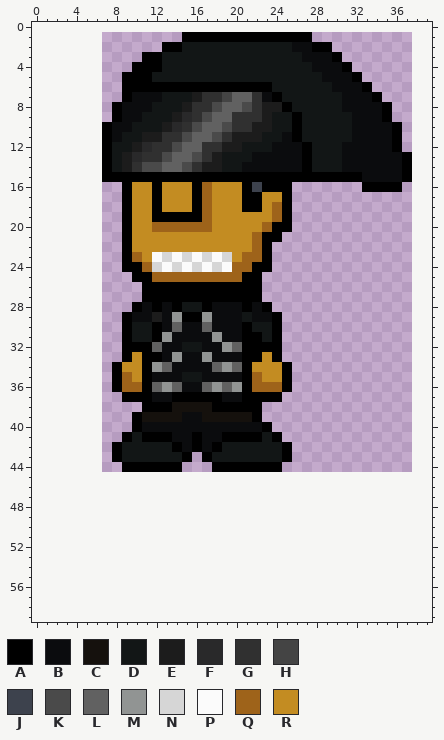
Pixel-art sprite: player/playerWalkUp.png. The picture above is the old version.
The file is 31x44 pixels. Colours within 5 levels of each other are drawn and written as one. The old version is drawn lined up with the new one, on the new canvas.
Palette (. is transparent): A #000000  B #0b0c0e  C #15110d  D #121616  E #1c1c1c  F #29292a  G #303030  H #444444  J #3d424d  K #4a4a4a  L #616161  M #919493  N #d6d6d6  P #fbfbfb  Q #9e631a  R #c38c22
Pixels before, first column x 7:
 1 ........AAAAAAAAAAAAA..........
 2 ......AADDDDDDDDDDDBBAA........
 3 ....AADDDDDDDDDDDDDDBBBA.......
 4 ...AAADDDDDDDDDDDDDDDBBBA......
 5 ..AAADDDDDDDDDDDDDDDDDBBBA.....
 6 ..AAAAAAAAAAAAAAADDDDDDBBBA....
 7 ..ABBBDDDEGGHLLGBADDDDDDBBBA...
 8 .ABBBDDDEGGKLLKGEEADDDDDBBBBA..
 9 .ABBDDDEFGKLLGGGEDDADDDDDBBBA..
10 ABBDDDEFGKLLKGGEEDDADDDDDBBBBA.
11 ABDDEEGGKLLKGEEEDDBADDDDDBBBBA.
12 ADDEFGGKLLGGEEDDDBBBADDDBBBBBA.
13 ADEFGGKLLKGEDDDBBBBBADDDBBBBBBA
14 ADEGKKLLKGEEDDBBBBBBADDDBBBBBBA
15 AAAAAAAAAAAAAAAAAAAAAAAAAABBBBA
16 ..ARRARRRAQRRRAJAAA.......AAAA.
17 ..ARRARRRAQRRRAARRA............
18 ..ARRARRRAQRRRAARQA............
19 ..ARRAAAAAQRRRRRRQA............
20 ..ARRQQQQQQRRRRRQAA............
21 ..ARRRRRRRRRRRRQAA.............
22 ..ARRRRRRRRRRRRQA..............
23 ..AQRPNPNPNPNRQQA..............
24 ..AAQNPNPNPNPQQAA..............
25 ...AAQQQQQQQQQAA...............
26 ....AAAAAAAAAAAA...............
27 ....AAAAAAAAAAAA...............
28 ...ABABADDABBBABA..............
29 ..ABBEBMAAMBBBDBBA.............
30 ..ADDABLBBLBBBADDA.............
31 ..ADDAMBBBBMBBAADA.............
32 ..AAALBBDDBBMLAAAA.............
33 ..ARAABMBBMBBBAARA.............
34 .ARRAMLBBBBLMLARRRA............
35 .AQRABBBDDBBBBAQRRA............
36 .AQQALMLBBLMLMAQQQA............
37 ..AAABBAAAAABBAAAA.............
38 ....AAACCCCAAAAA...............
39 ...ACCCCBBCCCCCA...............
40 ...ABBBBBBBBBBBBA..............
41 ..ADAAABBABBAAAADA.............
42 .ADDDDDABABADDDDDDA............
43 .ADDDDDDA.ADDDDDDDA............
44 ..AAAAAA...AAAAAAA.............
After:
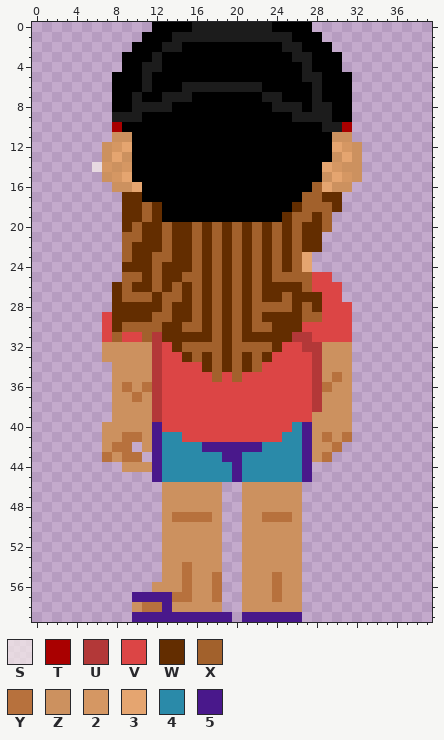
Colours new in this view: S #f9f1ebaa  T #a90000  U #b33838  V #dc4545  W #632d00  X #a2612c  Y #b7713d  Z #cc915f  2 #d59763  3 #e5a570  4 #2a8aa9  5 #49188b
The exact change:
canvas 31x44 -> 40x60, the old top-left corner now at 7,1
Changed rows in their new state; - is an unchanged pixel.
first column x 6:
 0 ------AAAAEEEEEEEEAAAA----------
 1 -----AAAEEEEEEEEEEEE--A---------
 2 ----AAAEEAAAAAAAAAAEEA----------
 3 ---AA-EAAAAAAAAAAAAAEEAA--------
 4 ---A-EEAAAAAAAAAAAAAAEAAA.------
 5 --A--EAAAAAAAAAAAAAAAEEAAA.-----
 6 --A--E---EEEEEEEE-AAAAEAAA..----
 7 --A-EAAEEEAAAAAAAEEAAAEAAA...---
 8 ---AEEEEAAAAAAAAAA-EEAEEAA....--
 9 --EEEAAAAAAAAAAAAAAAEEEEAA....--
10 -.TAAAAAAAAAAAAAAAAA-AAEET.....-
11 -.ZZAAAAAAAAAAAAAAAA-AAAZZ.....-
12 -Z23AAAAAAAAAAAAAAAAA-AA32Z....-
13 -Z3ZAAAAAAAAAAAAAAAAA-AAZ3Z.....
14 S2Z2AAAAAAAAAAAAAAAAA-A32ZZ.....
15 -Z23-------------------Z32Z.....
16 --ZZ3A-AAA-AAAA-A---AAX3ZZ-....-
17 ---WWA-AAA-AAAA--AA-AXXWW-------
18 ---WWXWAAA-AAAA--AA-WXXXW-------
19 ---WWXW----AAAAAAAAWXXWX--------
20 ---WXWWXWWXWXWXWXWXWXWWX--------
21 ---XXWWXWWXWXWXWXWXWXWW---------
22 ---XWWWXWWXWXWXWXWXWXWW---------
23 ---XWWXXWWXWXWXWXWXWX3----------
24 ---WWWXWWWXWXWXWXWXWX3----------
25 ---XXWXWWXXWXWXWXWXXXXVV--------
26 --WXWWXWXWXWXWXWXWWWWXVVV-------
27 --WXXXWXXWXWXWXWXWWXWWWVV-------
28 --WWWWWXWWXWXWXWXXXXWXWVVV------
29 -VWWWWXXWWXWXWXWXWWWWXXVVV------
30 -VWXXXXWWXXWXWXWXXWWWVVVVV------
31 -VXVVXUWWWWWXWXWWWWWUUVVVV------
32 -ZZZZZUVWXXXXWXXXXWVVUUZZZ------
33 -ZZZZZUVVWXWXWXWXWVVVVUZZZ------
34 --ZZZZUVVVVWXWXWXVVVVVUZZZ------
35 --ZZZZUVVVVVXVXVVVVVVVUZYZ------
36 --ZYZYUVVVVVVVVVVVVVVVUYZZ------
37 --ZZYZUVVVVVVVVVVVVVVVUZZZ------
38 --ZZZZUVVVVVVVVVVVVVVVUZZZ------
39 --ZZZZUVVVVVVVVVVVVVVVZZZZ------
40 -ZZZZZ5VVVVVVVVVVVVV45ZZZZ------
41 -ZZYYZ544VVVVVVVVVV445ZYZY------
42 -ZYY.Z5444455555544445ZZY-------
43 -YZYY.5444444554444445ZY--------
44 ---ZZZ5444444454444445----------
45 ------5444444454444445----------
46 -------ZZZZZZ--ZZZZZZ-----------
47 -------ZZZZZZ--ZZZZZZ-----------
48 -------ZZZZZZ--ZZZZZZ-----------
49 -------ZYYYYZ--ZZYYYZ-----------
50 -------ZZZZZZ--ZZZZZZ-----------
51 -------ZZZZZZ--ZZZZZZ-----------
52 -------ZZZZZZ--ZZZZZZ-----------
53 -------ZZZZZZ--ZZZZZZ-----------
54 -------ZZYZZZ--ZZZZZZ-----------
55 -------ZZYZZY--ZZZYZZ-----------
56 ------ZZZYZZY--ZZZYZZ-----------
57 ----5555YYZZY--ZZZYZZ-----------
58 ----ZYY5ZZZZZ--ZZZZZZ-----------
59 ----5555555555-555555-----------
Pixel boxes of the changes (left, top, right, bottom) in both pictures:
changed: (92, 22, 412, 622)
